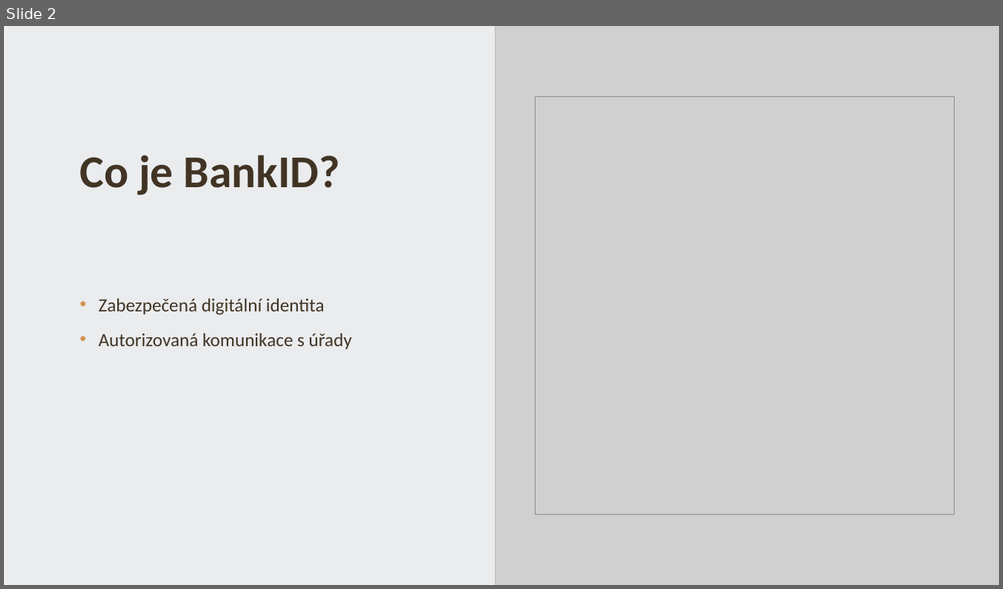
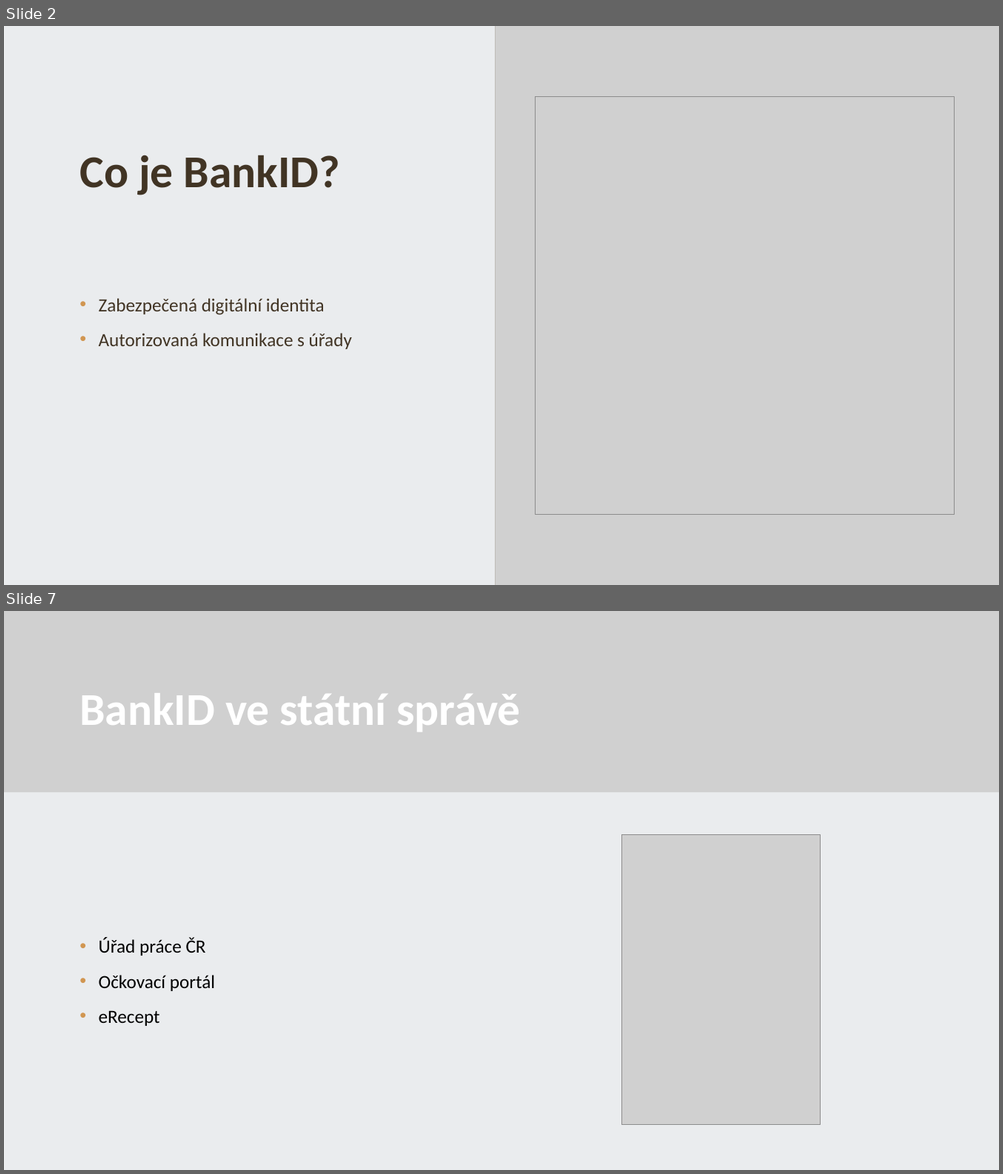
Before and after one commit to 22maixner/prezentace, a slide deck: Maixner.pptx. Shown one above the other, each under a label of ours: slide 2 before the commit, slides 2 and 7 after it; the slides between them are not shown. The pictures are 1003x589 and 1003x1174 pixels, drawn with LibreOffice and Linux fonts; fonts in the diff are those of the drawing; grey boxes stand for pictures; background and template pictures are left out. Boxes give left, top, right and bottom in pixels: in the first picture for what was removed or moved away, otherwise in the second. Text is boxed around its words. In the diff, an @@ line names an element or a change of style, - is before the commit and + after.

```diff
--- a/Maixner.pptx
+++ b/Maixner.pptx
@@ slide 7 added at (4, 611, 999, 1170), background #FFFFFF @@
@@ rectangle added at (4, 611, 999, 1170), fill #FFFFFF @@
@@ rectangle added at (4, 611, 999, 1170), fill #E2E5E8 at 70% opacity @@
@@ rectangle added at (4, 611, 999, 792), fill #5B4933 @@
@@ picture added at (4, 611, 999, 792) @@
@@ title added at (79, 693, 520, 732), 44 pt, text #FFFFFF, bold @@
+BankID ve státní správě
@@ picture added at (622, 834, 820, 1125) @@
@@ text added at (99, 938, 215, 1026), 18 pt, text #000000 @@
+• Úřad práce ČR
+• Očkovací portál
+• eRecept
```
Also in this commit, not shown: 3 slides changed, 1 other slide added, 2 slides removed.
